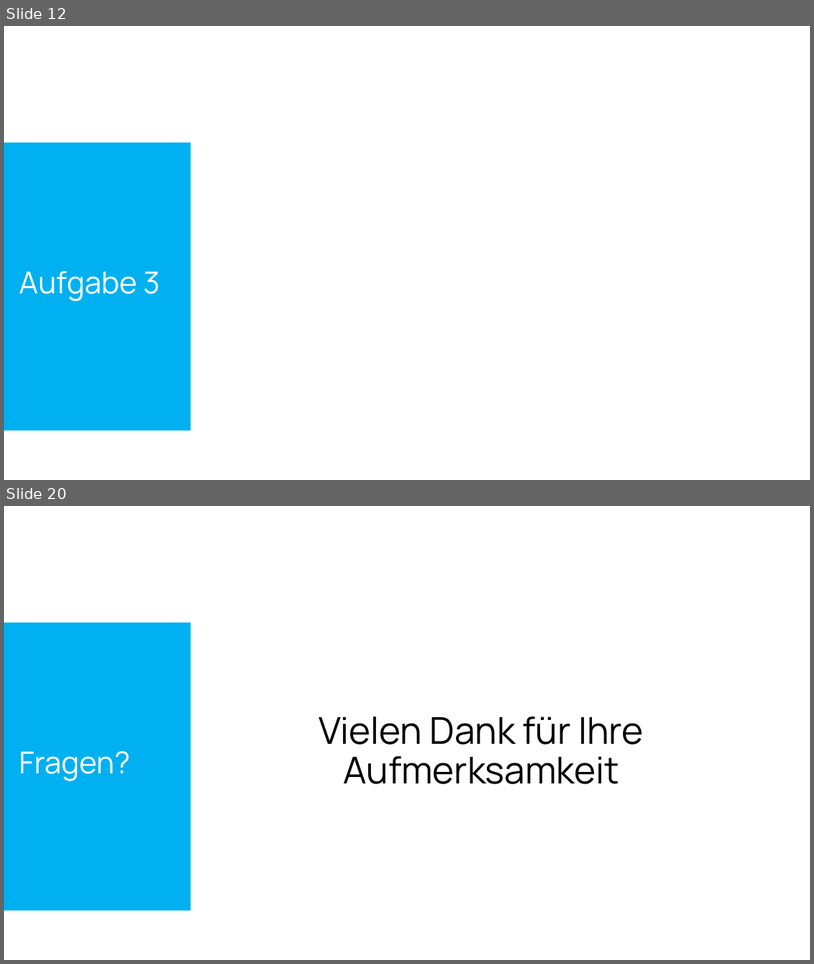
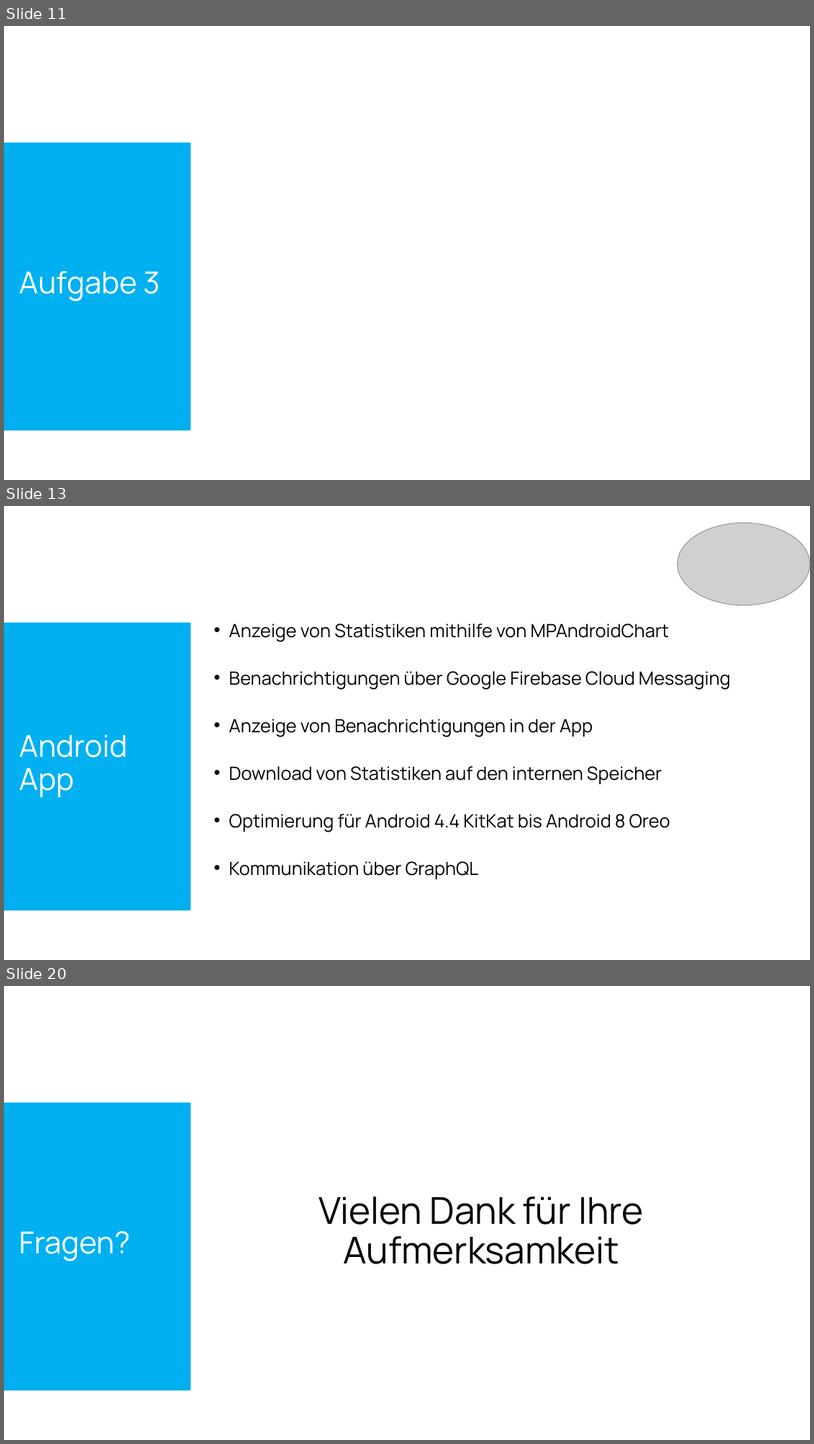
Before and after one commit to SebastianMandl/AEMS, a slide deck: Planung/Praesentationen/Praesentation_SRDP.pptx. Shown one above the other, each under a label of ours: slides 12 and 20 before the commit, slides 11, 13 and 20 after it; the slides between them are not shown. The pictures are 814x964 and 814x1444 pixels, drawn with LibreOffice and Linux fonts; fonts in the diff are those of the drawing; grey boxes stand for pictures. Boxes give left, top, right and bottom in pixels: in the first picture for what was removed or moved away, otherwise in the second. Text is boxed around its words. In the diff, an @@ line names an element or a change of style, - is before the commit and + after.

```diff
--- a/Planung/Praesentationen/Praesentation_SRDP.pptx
+++ b/Planung/Praesentationen/Praesentation_SRDP.pptx
@@ slide 13 added at (4,506,810,960), background #FFFFFF; not listed: 1 template element that a slide beside it also shows @@
@@ picture added at (678,523,810,605) @@
@@ text added at (229,623,731,879), 21.7 pt, text #000000 @@
+• Anzeige von Statistiken mithilfe von MPAndroidChart
+• Benachrichtigungen über Google Firebase Cloud Messaging
+• Anzeige von Benachrichtigungen in der App
+• Download von Statistiken auf den internen Speicher
+• Optimierung für Android 4.4 KitKat bis Android 8 Oreo
+• Kommunikation über GraphQL
@@ title added at (19,734,127,797), 36 pt, text #FFFFFF @@
+Android
+App
@@ what was slide 12 is now slide 11 @@
```
Also in this commit, not shown: 4 other slides added, 5 slides removed, 4 other files.
